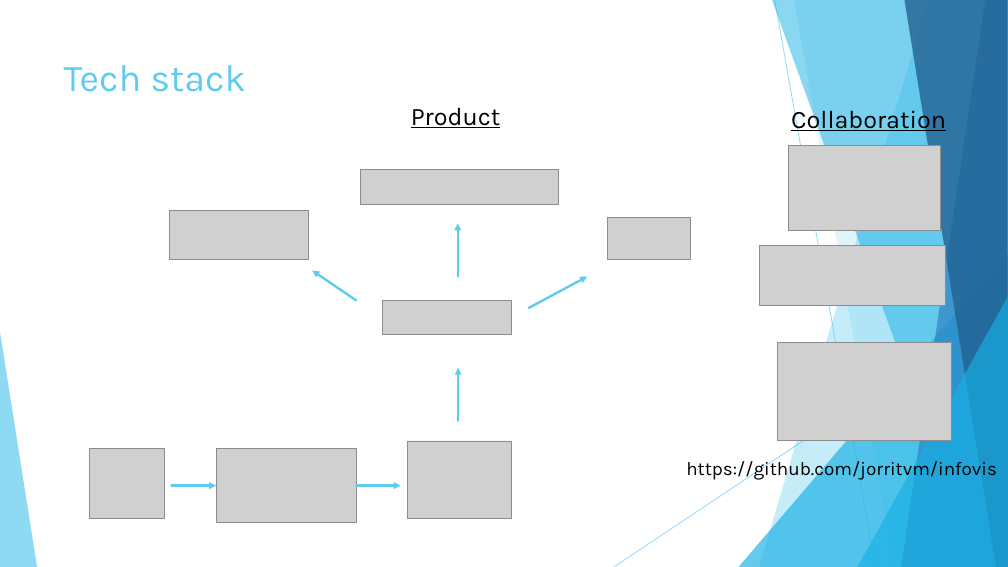
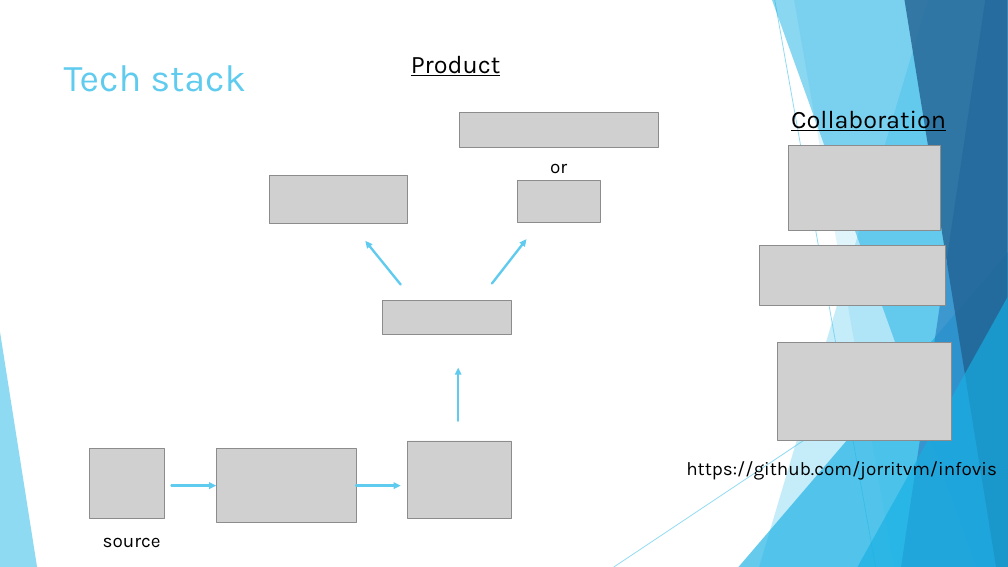
Before and after one commit to jorritvm/infovis, a slide deck: slide 10 of doc/midterm_presentation/group2_midterm_presentation.pptx. Drawn at 1008x567 pixels with LibreOffice and Linux fonts; fonts in the diff are those of the drawing; grey boxes stand for pictures. Boxes give left, top, right and bottom in pixels: in the first picture for what was removed or moved away, otherwise in the second. Text is boxed around its words. In the diff, an @@ line names an element or a change of style, - is before the commit and + after.

```diff
--- a/doc/midterm_presentation/group2_midterm_presentation.pptx
+++ b/doc/midterm_presentation/group2_midterm_presentation.pptx
@@ text "Product": place and size @@
-text "Product" at <box>411,107,500,128</box>
+text "Product" at <box>411,55,500,76</box>
@@ picture: place and size @@
-picture at <box>361,169,560,205</box>
+picture at <box>460,113,659,148</box>
@@ picture: place and size @@
-picture at <box>170,211,309,259</box>
+picture at <box>269,175,408,224</box>
@@ text added at <box>550,163,567,174</box>, 18 pt, text #000000 @@
+or
@@ picture: place and size @@
-picture at <box>608,218,690,259</box>
+picture at <box>518,181,600,222</box>
@@ arrow removed from (457, 277) to (457, 224) @@
@@ arrow moved from (529, 308) - (588, 277) to (492, 284) - (526, 239) @@
@@ arrow moved from (356, 300) - (312, 271) to (401, 284) - (365, 241) @@
@@ text added at <box>103,537,161,548</box>, 18 pt, text #000000 @@
+source
```
Also in this commit, not shown: 5 other slides changed.
